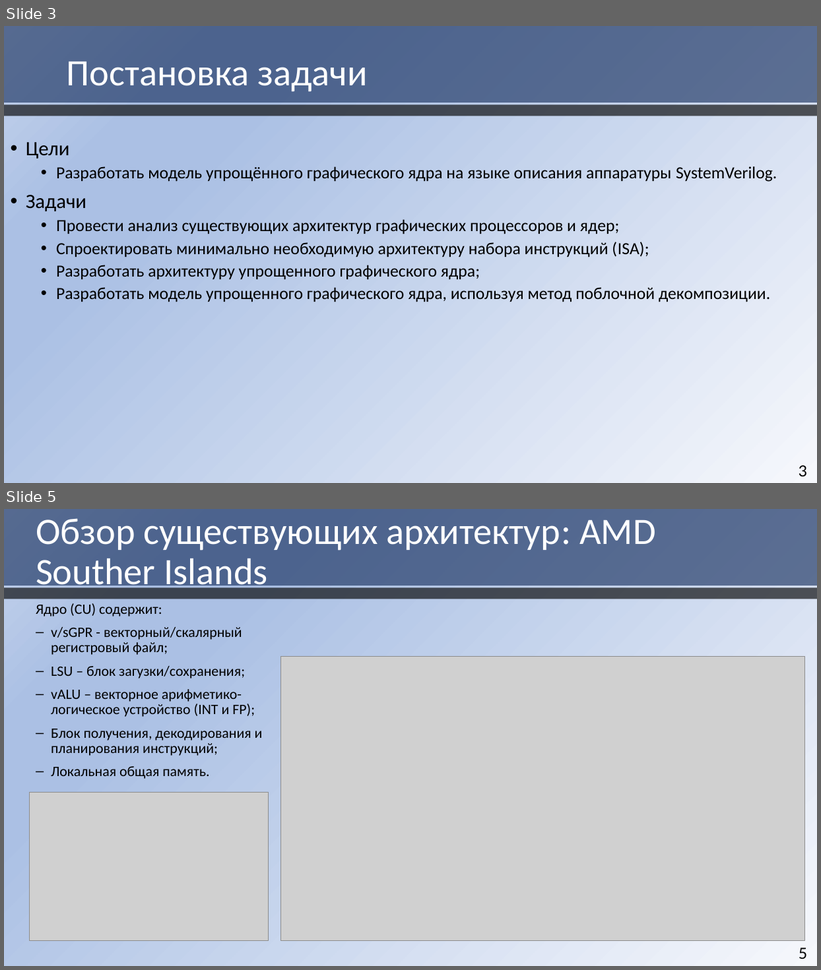
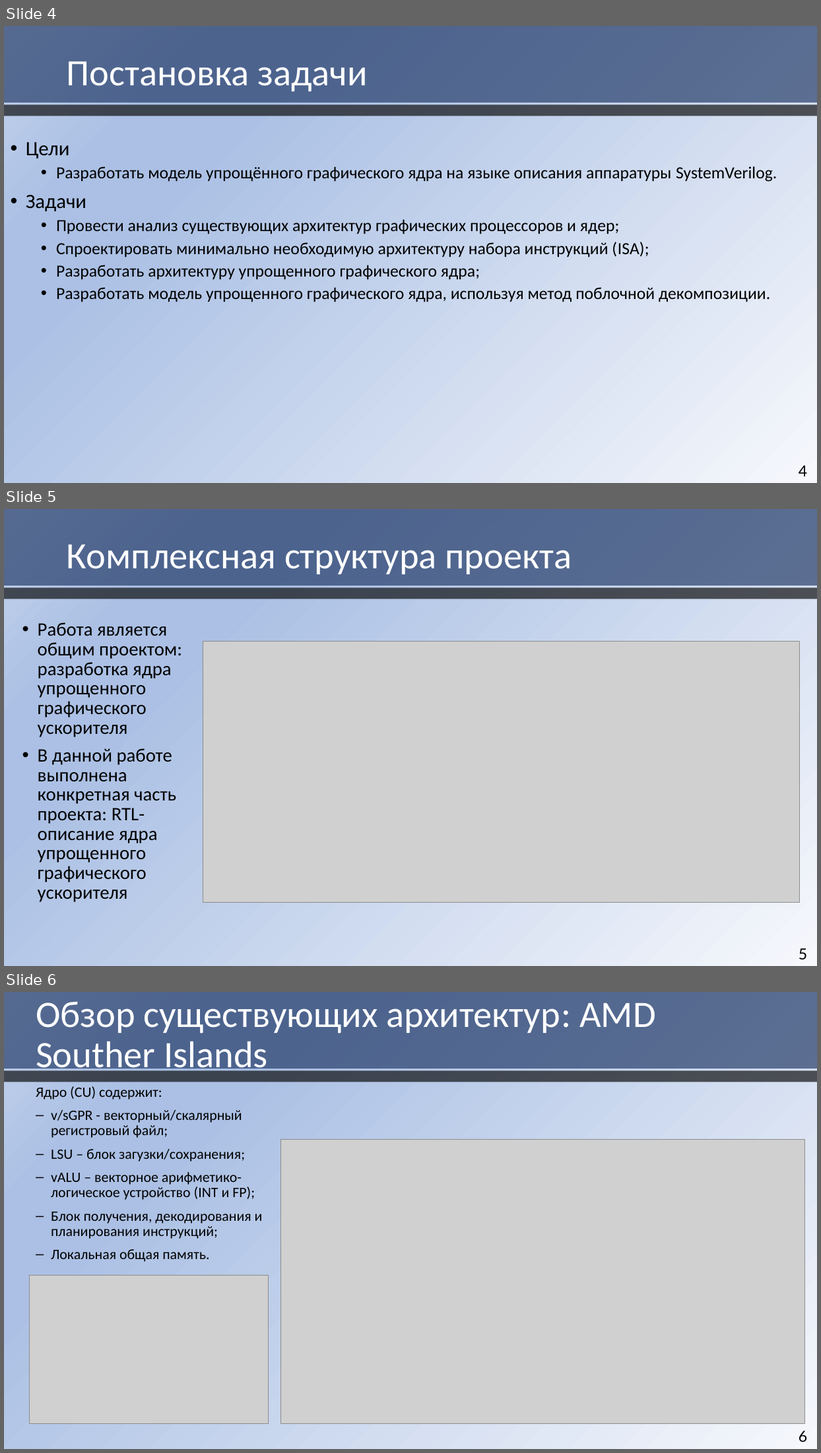
Before and after one commit to HaMeNopeDiot/hardware_gpu, a slide deck: docs/starukhin_dissertation/magister_pres.pptx. Shown one above the other, each under a label of ours: slides 3 and 5 before the commit, slides 4, 5 and 6 after it; the slides between them are not shown. The pictures are 821x970 and 821x1453 pixels, drawn with LibreOffice and Linux fonts; fonts in the diff are those of the drawing; grey boxes stand for pictures. Boxes give left, top, right and bottom in pixels: in the first picture for what was removed or moved away, otherwise in the second. Text is boxed around its words. In the diff, an @@ line names an element or a change of style, - is before the commit and + after.

```diff
--- a/docs/starukhin_dissertation/magister_pres.pptx
+++ b/docs/starukhin_dissertation/magister_pres.pptx
@@ slide 5 added at (4,509,817,966), background gradient #F6F8FC to #ABC0E4 to #C7D5ED @@
@@ rectangle added at (4,509,817,586), fill #1A3260 at 65% opacity @@
@@ title added at (67,544,572,574), 44 pt, text #FFFFFF @@
+Комплексная структура проекта
@@ rectangle added at (4,588,817,599), fill #000000 at 65% opacity @@
@@ text added at (38,623,182,902), 22.4 pt, text #000000 @@
+• Работа является общим проектом: разработка ядра упрощенного графического ускорителя
+• В данной работе выполнена конкретная часть проекта: RTL-описание ядра упрощенного графического ускорителя
@@ picture added at (203,642,800,903) @@
@@ page number added at (799,949,807,960), 18 pt, text #000000 @@
+5
@@ what was slide 3 is now slide 4 @@
@@ page number at (799,466,807,477): text changed @@
-3
+4
@@ what was slide 5 is now slide 6 @@
@@ page number at (799,1431,807,1443): text changed @@
-5
+6
```
Also in this commit, not shown: 6 slides changed, 1 other slide added, 1 other file.
